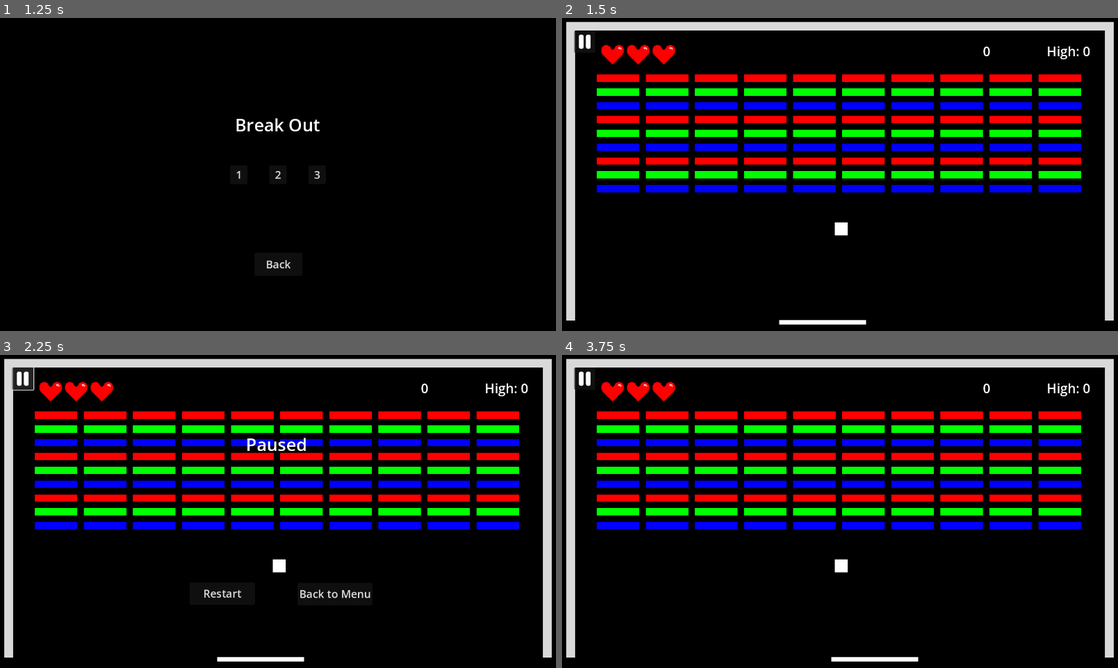
Above: before the commit, frames 1-4 (two rows, left to right).
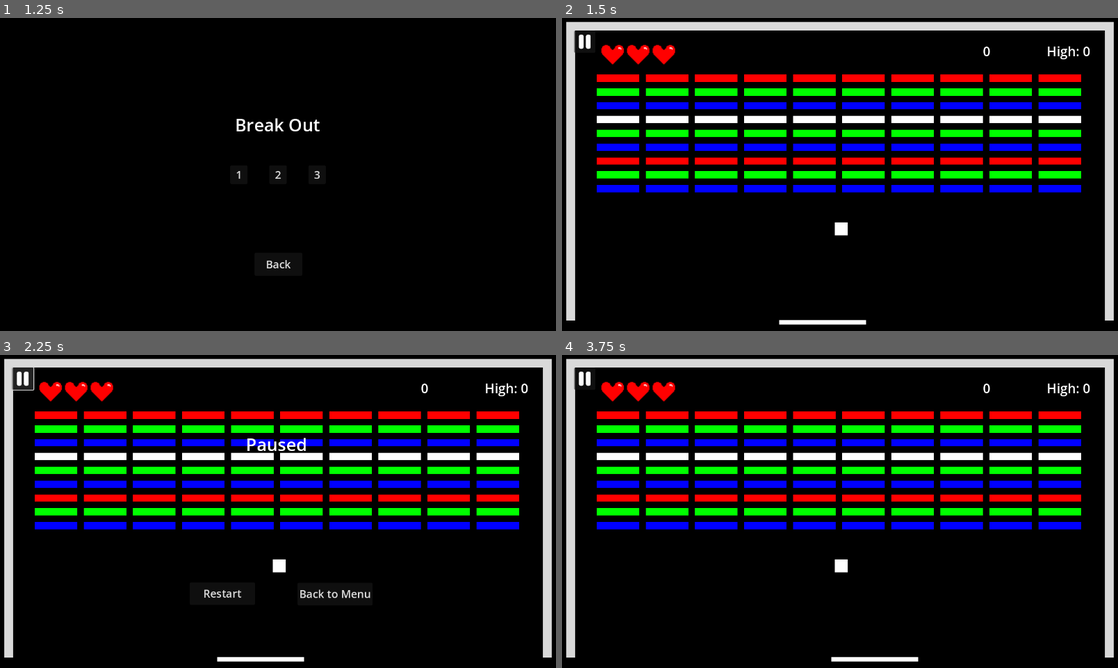
Above: after the commit, the same moments.

Repository: aaronchn99/Breakout
Game: Godot game, scene res://Main.tscn
The game is run twice, just before and just after one commit, with the same random seed, the same clock (stepped at 60 frames per second) and the same inputs.
Inputs (mouse positions are in pixels of both pictures, inside the frame that each line leads up to):
- Up to frame 1 (1.25 s): click "Play" at 0.5 s
- Up to frame 2 (1.5 s): click "1" at 1.25 s
- Up to frame 3 (2.25 s): click (22, 380) at 2 s
- Up to frame 4 (3.75 s): click "Restart" at 2.75 s; tap Enter at 3.5 s; hold Right (ui_right) from 3.53 s (still down)

Frame 1 is identical in both runs. In frame 2, 2.1% of the frame differs, in the area x 6-94%, y 31-34%; in frame 3, 2.1%; in frame 4, 2.1%.

Commit message:
Feat(Bricks):Breakable brick flag

Diff:
--- a/Scripts/Ball.gd
+++ b/Scripts/Ball.gd
@@ -27,7 +27,7 @@
 			velocity = velocity.bounce(collide_info.get_normal())
 			collide_sound.set_pitch_scale(1)
 
-		if Collider.get_collision_layer() == 4:
+		if Collider.get_collision_layer() == 4:	# Breakable Bricks
 			Collider.queue_free()
 			velocity *= start_speed+SPEED_UP
 			velocity /= start_speed
--- a/Scripts/Game.gd
+++ b/Scripts/Game.gd
@@ -26,6 +26,7 @@
 			brick.set_color(Color(brick_map.colors[brick_data.color]))
 			brick.set_size(w, h)
 			brick.position = Vector2((b[0]+i)*(w+gap)+w/2,b[1]*(h+gap)+h/2)
+			if 'breakable' in brick_data: brick.breakable = brick_data.breakable
 
 func _ready():
 	restart()
--- a/Scripts/brick.gd
+++ b/Scripts/brick.gd
@@ -1,5 +1,11 @@
 extends RigidBody2D
 
+var breakable = true :
+	set(breakable):
+		collision_layer = 4
+		if not breakable:
+			collision_layer = 2
+			set_color(Color.WHITE)
 
 # Called when the node enters the scene tree for the first time.
 func _ready():
--- a/lvls.json
+++ b/lvls.json
@@ -12,7 +12,7 @@
             { "pos": [0,0], "color": "r", "repeat": 10},
             { "pos": [0,1], "color": "g", "repeat": 10},
             { "pos": [0,2], "color": "b", "repeat": 10},
-            { "pos": [0,3], "color": "r", "repeat": 10},
+            { "pos": [0,3], "color": "r", "repeat": 10, "breakable": false},
             { "pos": [0,4], "color": "g", "repeat": 10},
             { "pos": [0,5], "color": "b", "repeat": 10},
             { "pos": [0,6], "color": "r", "repeat": 10},
